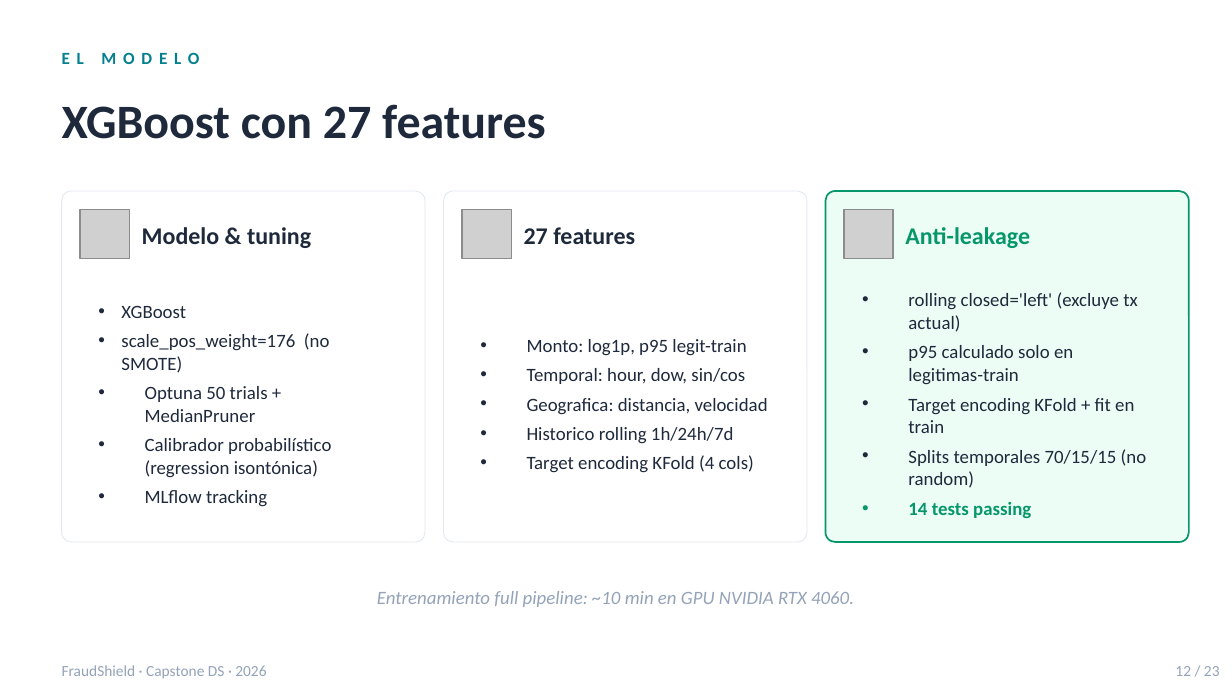
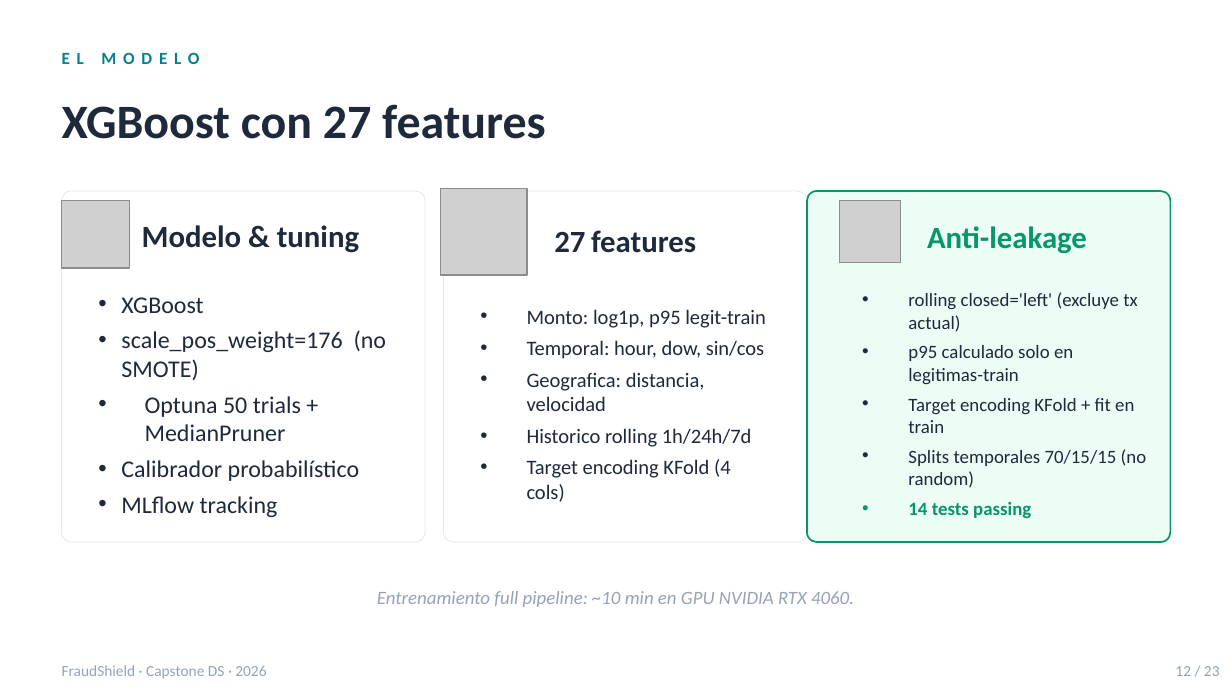
Before and after one commit to Nike2004A/fraud_transactions, a slide deck: slide 11 of docs/FraudShield_deck.pptx (slide 12 before the commit). Drawn at 1232x693 pixels with LibreOffice and Linux fonts; fonts in the diff are those of the drawing; grey boxes stand for pictures. Boxes give left, top, right and bottom in pixels: in the first picture for what was removed or moved away, otherwise in the second. Text is boxed around its words. In the diff, an @@ line names an element or a change of style, - is before the commit and + after.

```diff
--- a/docs/FraudShield_deck.pptx
+++ b/docs/FraudShield_deck.pptx
@@ picture: place and size @@
-picture at (80,209,129,259)
+picture at (62,200,129,267)
@@ picture: place and size @@
-picture at (462,209,511,259)
+picture at (441,188,527,275)
@@ size 14 to 18 pt in 3 elements at (927,226,1087,254), (142,225,359,253), (554,230,696,253) @@
@@ text "27 features": place and size @@
-text "27 features" at (524,227,635,244)
+text "27 features" at (554,230,696,253)
@@ rounded rectangle: place and size @@
-rounded rectangle at (825,191,1189,542)
+rounded rectangle at (807,191,1170,542)
@@ picture: place and size @@
-picture at (844,209,893,259)
+picture at (839,201,901,262)
@@ text "Anti-leakage": place and size @@
-text "Anti-leakage" at (905,227,1030,248)
+text "Anti-leakage" at (927,226,1087,254)
@@ text at (121,297,386,517): size 11 to 14 pt in "XGBoost", "scale_pos_weight=176 (no SMOTE)", "Optuna 50 trials + MedianPruner", "MLflow tracking"; indent changed @@
@@ text "Monto: log1p, p95 legit-train" at (527,340,764,502): size 11 to 12 pt @@
@@ text at (121,460,359,481): text changed; size 11 to 14 pt @@
-• Calibrador probabilístico (regression isontónica)
+• Calibrador probabilístico
```
Also in this commit, not shown: 7 other slides changed, 4 slides removed.
